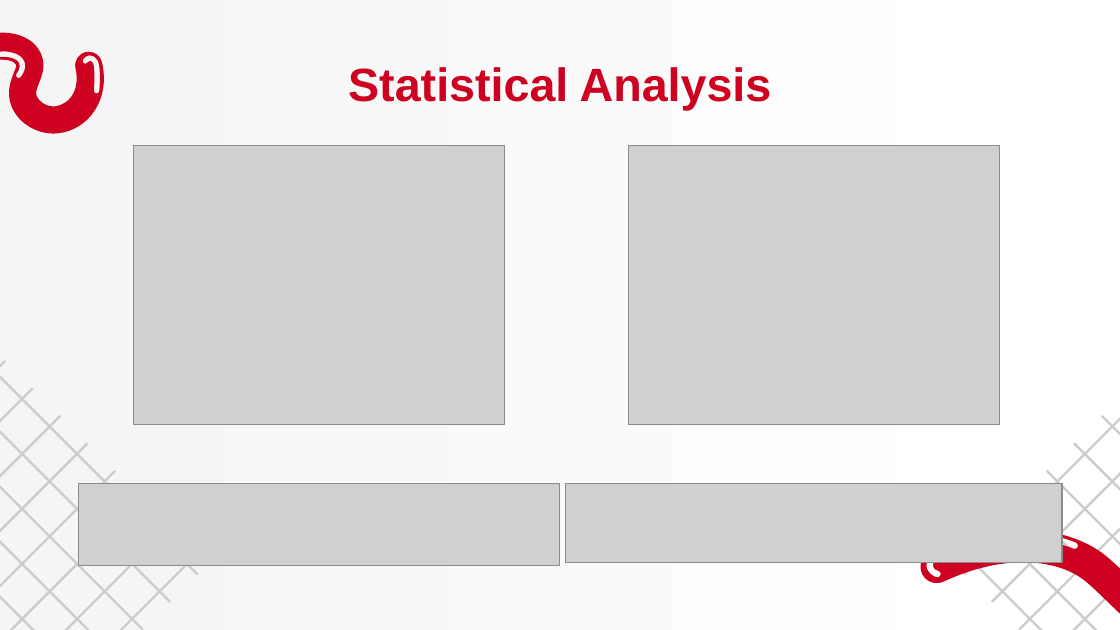
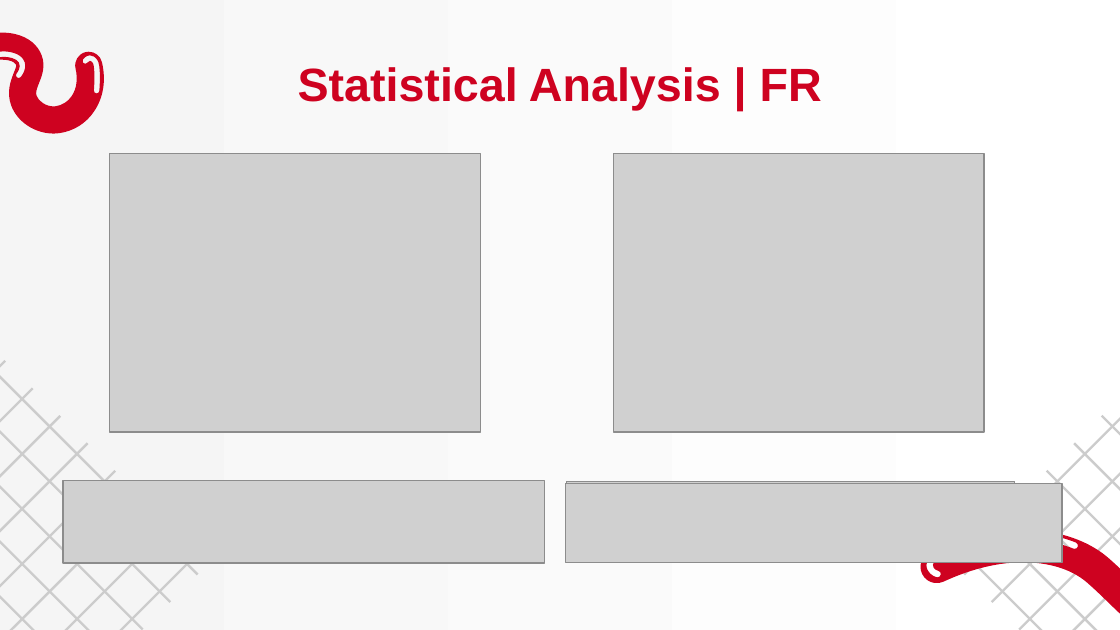
Before and after one commit to mircocazzaro/seupd2223-close, a slide deck: slide 23 of slides/presentation.pptx. Drawn at 1120x630 pixels with LibreOffice and Linux fonts; fonts in the diff are those of the drawing; grey boxes stand for pictures. Boxes give left, top, right and bottom in pixels: in the first picture for what was removed or moved away, otherwise in the second. Text is boxed around its words. In the diff, an @@ line names an element or a change of style, - is before the commit and + after.

```diff
--- a/slides/presentation.pptx
+++ b/slides/presentation.pptx
@@ title at <box>298,67,822,110</box>: text changed @@
-Statistical Analysis
+Statistical Analysis | FR
@@ picture: place and size @@
-picture at <box>133,146,504,424</box>
+picture at <box>110,153,480,432</box>
@@ picture: place and size @@
-picture at <box>628,146,999,424</box>
+picture at <box>613,153,983,432</box>
@@ picture: place and size @@
-picture at <box>78,484,560,567</box>
+picture at <box>63,480,544,563</box>
@@ picture added at <box>63,484,517,560</box> @@
@@ picture added at <box>567,482,1015,558</box> @@
```
Also in this commit, not shown: 7 other slides changed, 1 other file.
